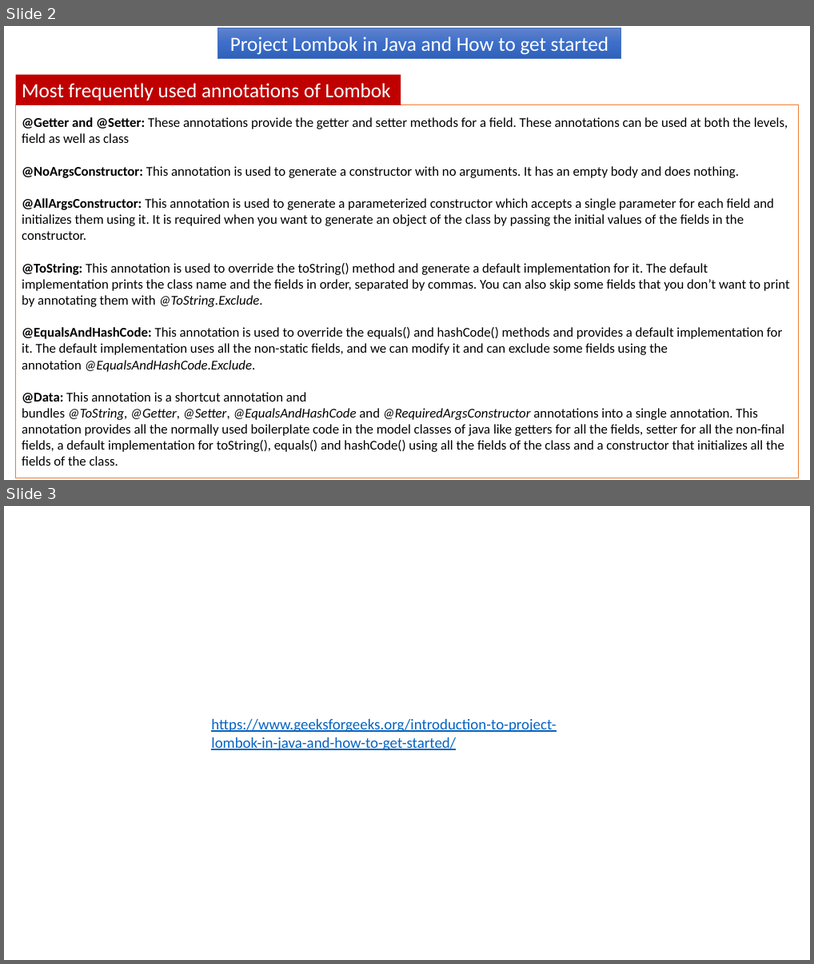
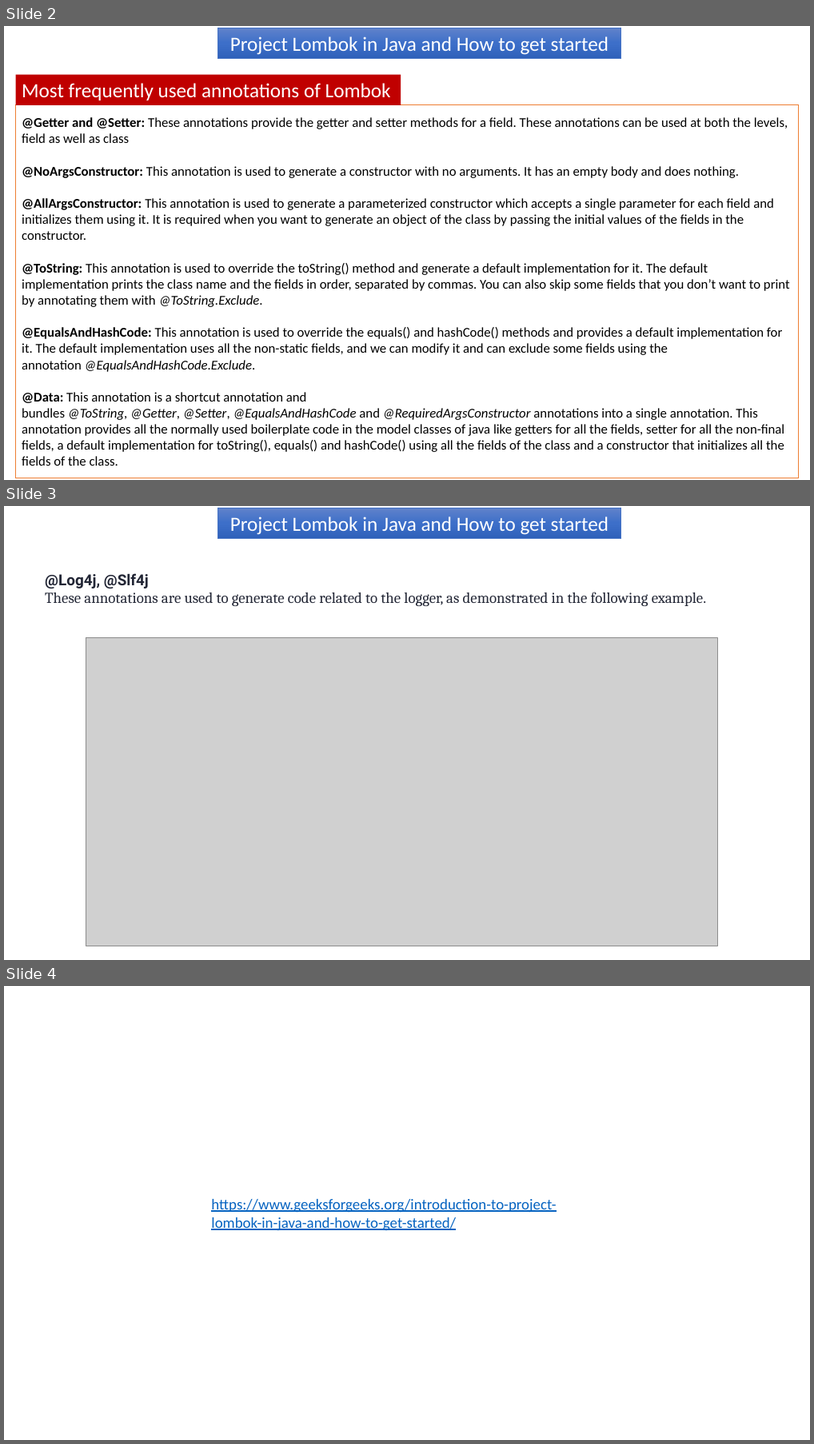
Before and after one commit to ramram43210/Java_2021, a slide deck: Later/Lombok/2/Project Lombok in Java and How to get started.pptx. Shown one above the other, each under a label of ours: slides 2 and 3 before the commit, slides 2, 3 and 4 after it. The pictures are 814x964 and 814x1444 pixels, drawn with LibreOffice and Linux fonts; fonts in the diff are those of the drawing; grey boxes stand for pictures. Boxes give left, top, right and bottom in pixels: in the first picture for what was removed or moved away, otherwise in the second. Text is boxed around its words. In the diff, an @@ line names an element or a change of style, - is before the commit and + after.

```diff
--- a/Later/Lombok/2/Project Lombok in Java and How to get started.pptx
+++ b/Later/Lombok/2/Project Lombok in Java and How to get started.pptx
@@ slide 3 added at [4,506,810,960], background #FFFFFF @@
@@ rectangle added at [218,508,622,538], fill gradient #6183CB to #3E70CA to #3062BB, outline #4472C4 0.5 pt, 24 pt, text #FFFFFF @@
+Project Lombok in Java and How to get started
@@ text added at [45,573,706,606], 18 pt, text #222635 @@
+@Log4j, @Slf4j
+These annotations are used to generate code related to the logger, as demonstrated in the following example.
@@ picture added at [86,637,718,946] @@
@@ what was slide 3 is now slide 4 @@
```
